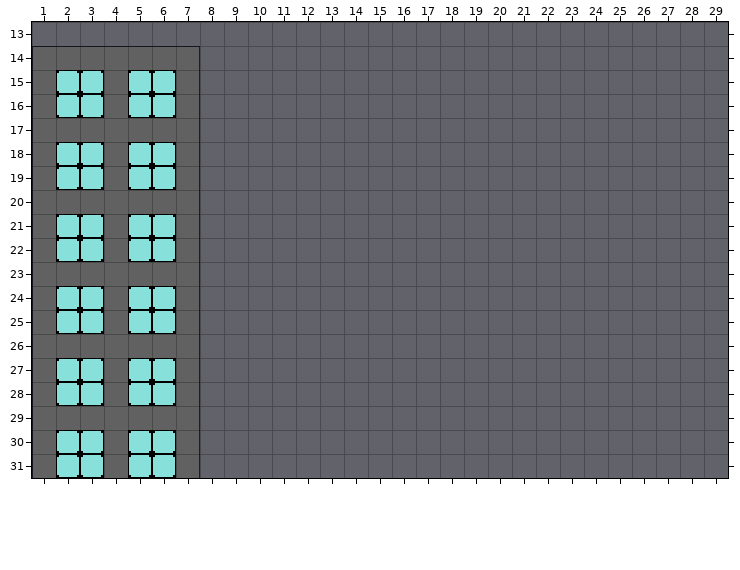
One commit to this Tiled map: assets/levels/level2.tmx. The first picture shows the starting point.
Cells are 16x16 px. Shown: x 1..29, y 13..31.
Once edited:
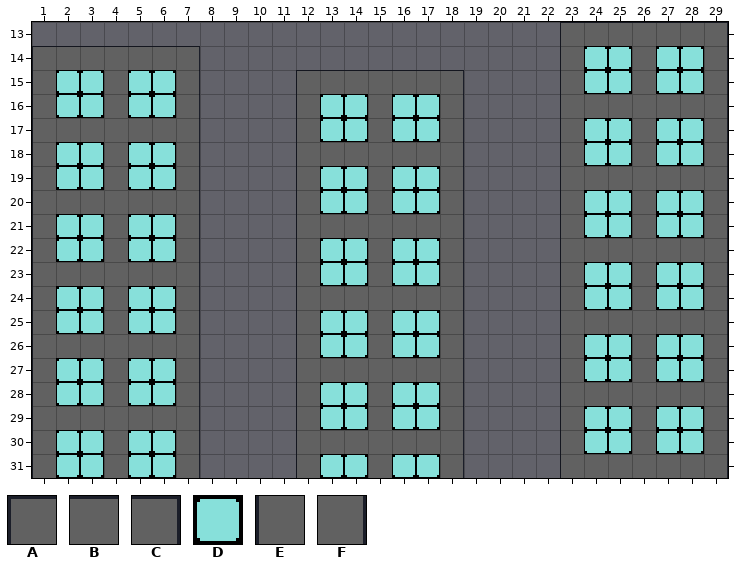
Key: from "Environment": A 44, B 45, C 46, D 51, E 52, F 54.
_ is an empty cell, . an unchanged one.
Changes in this commit:
--- layer "Level"
@@ x 12..29 @@
-13 ..........._______
-14 ...........___.___
-15 _______....___.___
-16 ___.___...._....._
-17 ___.___....___.___
-18 _....._....___.___
-19 ___.___...._....._
-20 ___.___....___.___
-21 _....._....___.___
-22 ___.___...._....._
-23 ___.___....___.___
-24 _....._....___.___
-25 ___.___...._....._
-26 ___.___....___.___
-27 _....._....___.___
-28 ___.___...._....._
-29 ___.___....___.___
-30 _....._....___.___
-31 ___.___...._....._
+13 ...........ABBBBBC
+14 ...........EDD.DDF
+15 ABBBBBC....EDD.DDF
+16 EDD.DDF....E.....F
+17 EDD.DDF....EDD.DDF
+18 E.....F....EDD.DDF
+19 EDD.DDF....E.....F
+20 EDD.DDF....EDD.DDF
+21 E.....F....EDD.DDF
+22 EDD.DDF....E.....F
+23 EDD.DDF....EDD.DDF
+24 E.....F....EDD.DDF
+25 EDD.DDF....E.....F
+26 EDD.DDF....EDD.DDF
+27 E.....F....EDD.DDF
+28 EDD.DDF....E.....F
+29 EDD.DDF....EDD.DDF
+30 E.....F....EDD.DDF
+31 EDD.DDF....E.....F
